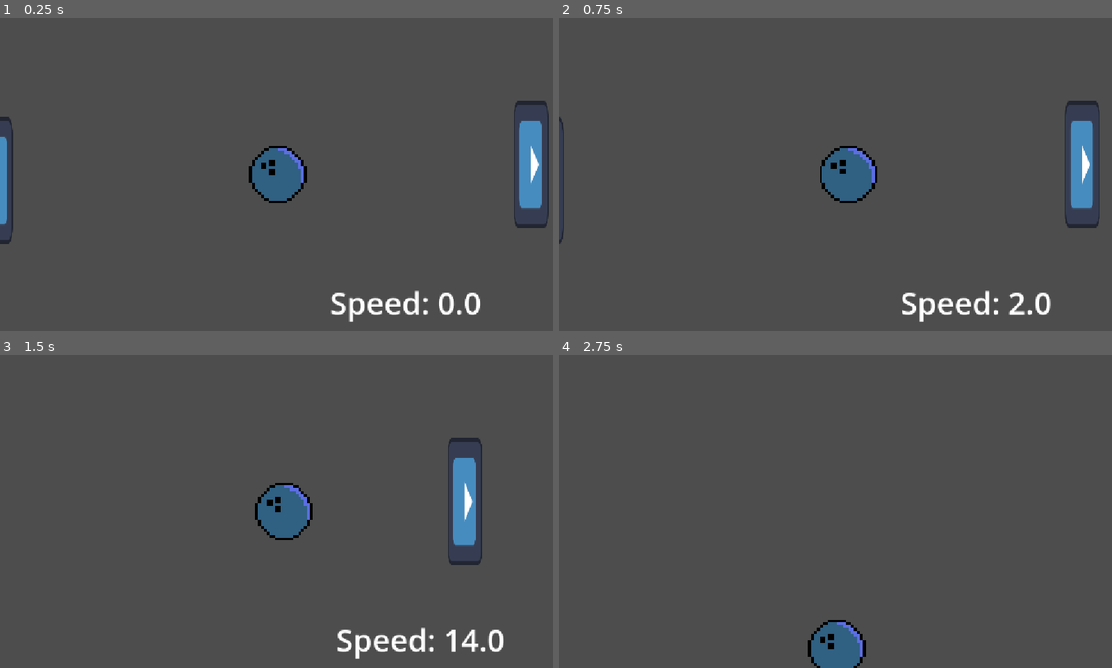
Above: before the commit, frames 1-4 (two rows, left to right).
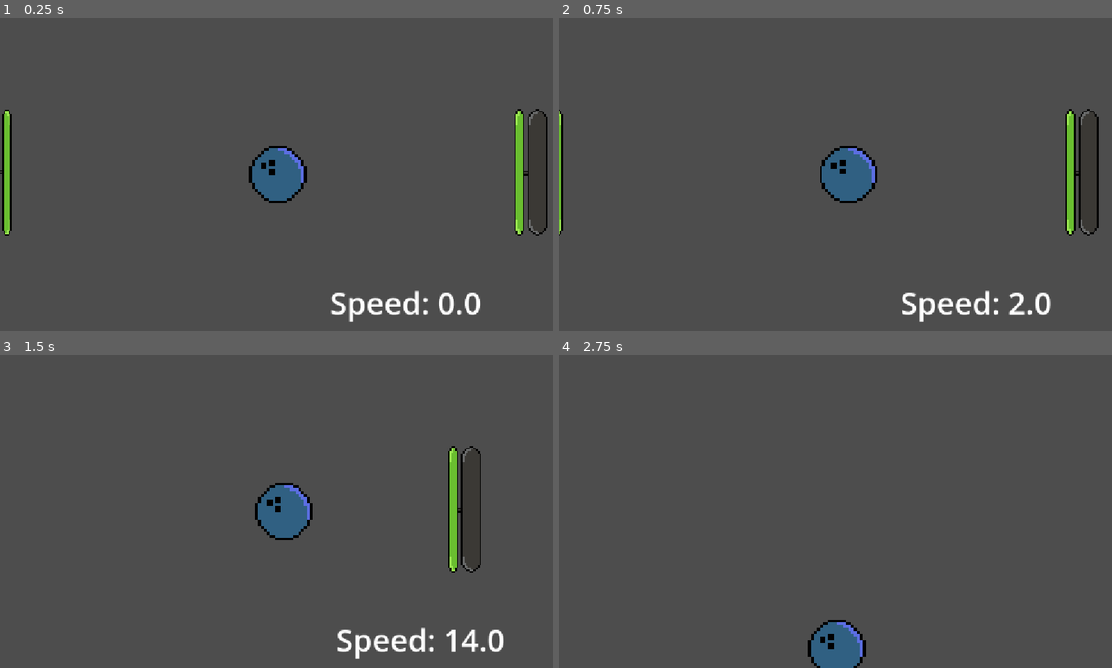
Above: after the commit, the same moments.

Repository: OlusenBg/Strikegame
Game: Godot game, scene res://Main.tscn
Two runs of this game, one before a commit and one after it. Both use one fixed random seed, a clock stepped at 60 frames per second and the inputs below. The engine's default icon, where the game draws it, is replaced by a stand-in: a white triangle on a blue panel in a dark square.
Inputs:
- Up to frame 1 (0.25 s): no input
- Up to frame 2 (0.75 s): tap Enter at 0.5 s; hold Right (move_right) from 0.53 s (still down)
- Up to frame 3 (1.5 s): release Right (move_right) at 1.28 s; hold S (down) from 1.28 s (still down)
- Up to frame 4 (2.75 s): release S (down) at 2.03 s; hold Right (move_right) from 2.03 s (still down)

The runs differ from the first frame. In frame 1, 3.3% of the frame differs, in the area x 0-100%, y 26-73%; in frame 2, 2.8%; in frame 3, 2.4%; in frame 4, nothing differs.

Commit message:
added right texture

Diff:
--- a/Main.tscn
+++ b/Main.tscn
@@ -14,6 +14,7 @@
 position_smoothing_enabled = true
 
 [node name="Speed_display" type="Label" parent="Camera2D" unique_id=1334152768]
+z_index = 30
 offset_left = 108.0
 offset_top = 221.0
 offset_right = 406.0
@@ -23,8 +24,8 @@
 
 [node name="walls" parent="." unique_id=189394994 instance=ExtResource("3_r0du0")]
 position = Vector2(-585, -4)
-rotation = -1.5707964
+rotation = 1.5707964
 
 [node name="walls2" parent="." unique_id=172413421 instance=ExtResource("3_r0du0")]
 position = Vector2(524, -4)
-rotation = 1.5707964
+rotation = -1.5707964
--- a/bouncewalls.tscn
+++ b/bouncewalls.tscn
@@ -1,7 +1,7 @@
 [gd_scene format=3 uid="uid://ce4hk6tf8lxq"]
 
 [ext_resource type="Script" uid="uid://bujavkn1fc811" path="res://bouncewalls.gd" id="1_oitg0"]
-[ext_resource type="Texture2D" uid="uid://db8i5dd0vnqd0" path="res://icon.svg" id="1_xxkwp"]
+[ext_resource type="Texture2D" uid="uid://vp056r76bej3" path="res://Sprites/Wall Bouncy Openl.png" id="2_oitg0"]
 
 [sub_resource type="RectangleShape2D" id="RectangleShape2D_t71yc"]
 size = Vector2(261, 67)
@@ -10,12 +10,14 @@
 script = ExtResource("1_oitg0")
 
 [node name="Sprite2D" type="Sprite2D" parent="." unique_id=908772262]
-position = Vector2(-16.499998, -1)
-scale = Vector2(2.0546875, 0.5625)
-texture = ExtResource("1_xxkwp")
+texture_filter = 1
+position = Vector2(0.32252502, 0.33851337)
+rotation = -1.5707964
+scale = Vector2(3.4099307, 3.2671437)
+texture = ExtResource("2_oitg0")
 
 [node name="CollisionShape2D" type="CollisionShape2D" parent="." unique_id=1512216907]
-position = Vector2(-13.5, -0.5)
+position = Vector2(1, 0)
 shape = SubResource("RectangleShape2D_t71yc")
 
 [connection signal="body_shape_entered" from="." to="." method="_on_body_shape_entered"]
--- a/spiked_walls.tscn
+++ b/spiked_walls.tscn
@@ -1,7 +1,7 @@
 [gd_scene format=3 uid="uid://8a146ljcpp1v"]
 
 [ext_resource type="Script" uid="uid://sqbfxfxk3gig" path="res://spiked_walls.gd" id="1_3jfk2"]
-[ext_resource type="Texture2D" uid="uid://db8i5dd0vnqd0" path="res://icon.svg" id="2_23b20"]
+[ext_resource type="Texture2D" uid="uid://3p3ujssu2rtd" path="res://Sprites/Wall Spiky.png" id="2_3jfk2"]
 
 [sub_resource type="RectangleShape2D" id="RectangleShape2D_t71yc"]
 size = Vector2(262, 65)
@@ -14,8 +14,10 @@
 shape = SubResource("RectangleShape2D_t71yc")
 
 [node name="Sprite2D" type="Sprite2D" parent="." unique_id=1347106826]
-position = Vector2(-15.599998, 17.5)
-scale = Vector2(2.05625, 0.5546875)
-texture = ExtResource("2_23b20")
+texture_filter = 1
+position = Vector2(-13.8895035, 15.2763195)
+rotation = -1.5707964
+scale = Vector2(3.2707229, 3.2915297)
+texture = ExtResource("2_3jfk2")
 
 [connection signal="body_shape_entered" from="." to="." method="_on_body_shape_entered"]
